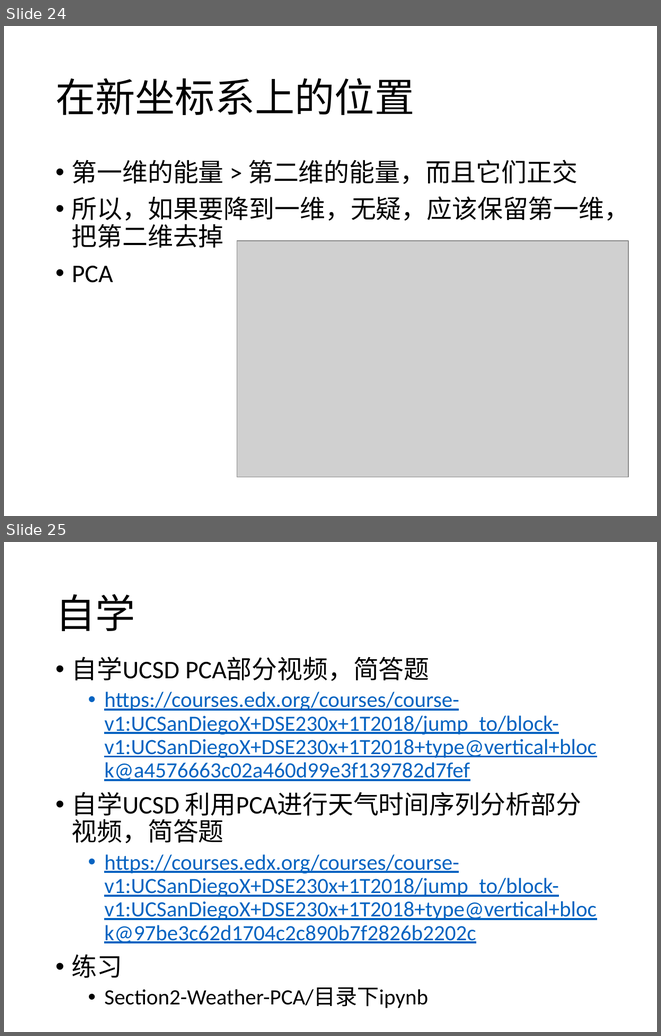
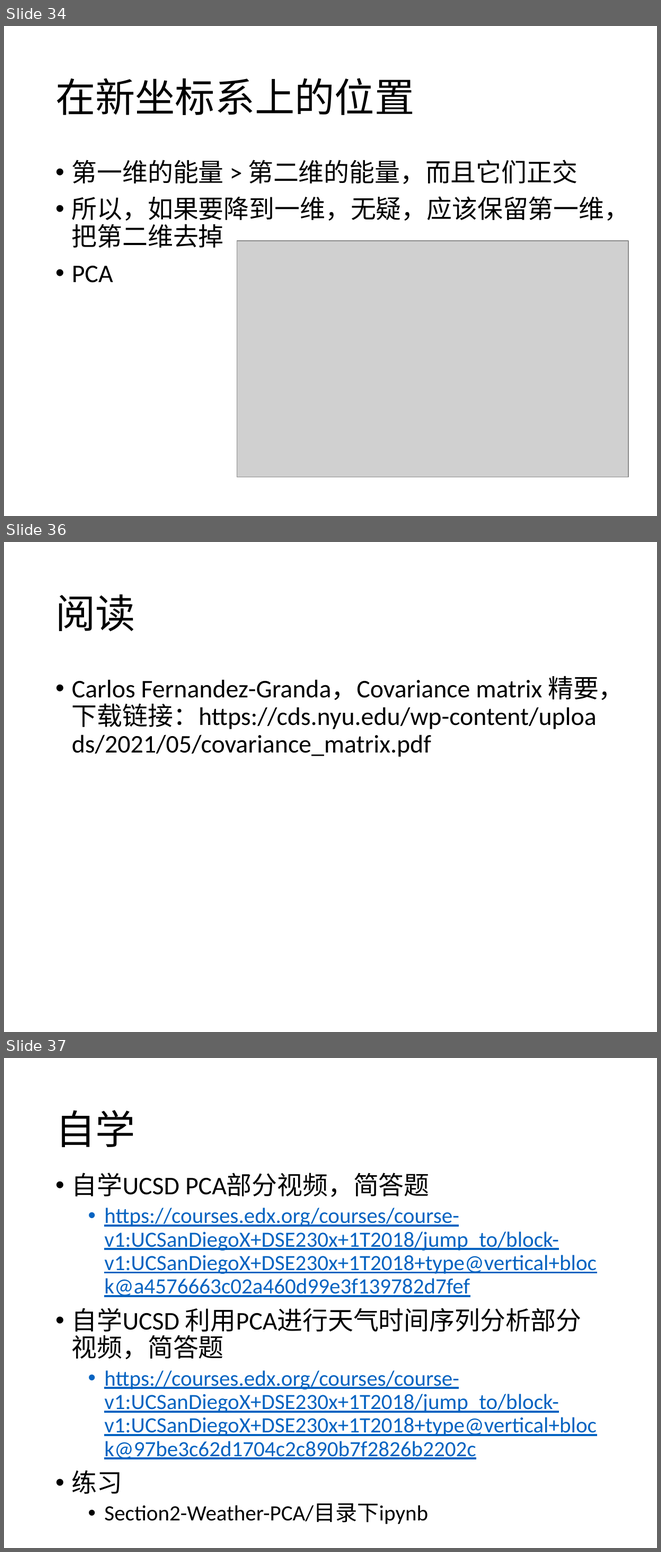
Before and after one commit to yishuai/bigalgo, a slide deck: ppt/13-pca.pptx. Shown one above the other, each under a label of ours: slides 24 and 25 before the commit, slides 34, 36 and 37 after it; the slides between them are not shown. The pictures are 661x1036 and 661x1552 pixels, drawn with LibreOffice and Linux fonts; fonts in the diff are those of the drawing; grey boxes stand for pictures. Boxes give left, top, right and bottom in pixels: in the first picture for what was removed or moved away, otherwise in the second. Text is boxed around its words. In the diff, an @@ line names an element or a change of style, - is before the commit and + after.

```diff
--- a/ppt/13-pca.pptx
+++ b/ppt/13-pca.pptx
@@ slide 36 added at (4,542,657,1032), background #FFFFFF @@
@@ title added at (55,594,135,632), 44 pt, text #000000 @@
+阅读
@@ text added at (72,676,624,757), 28 pt, text #000000 @@
+• Carlos Fernandez-Granda，Covariance matrix 精要，下载链接：https://cds.nyu.edu/wp-content/uploads/2021/05/covariance_matrix.pdf
@@ what was slide 24 is now slide 34 @@
@@ what was slide 25 is now slide 37 @@
```
Also in this commit, not shown: 4 slides changed, 15 other slides added, 4 slides removed, 8 other files.
